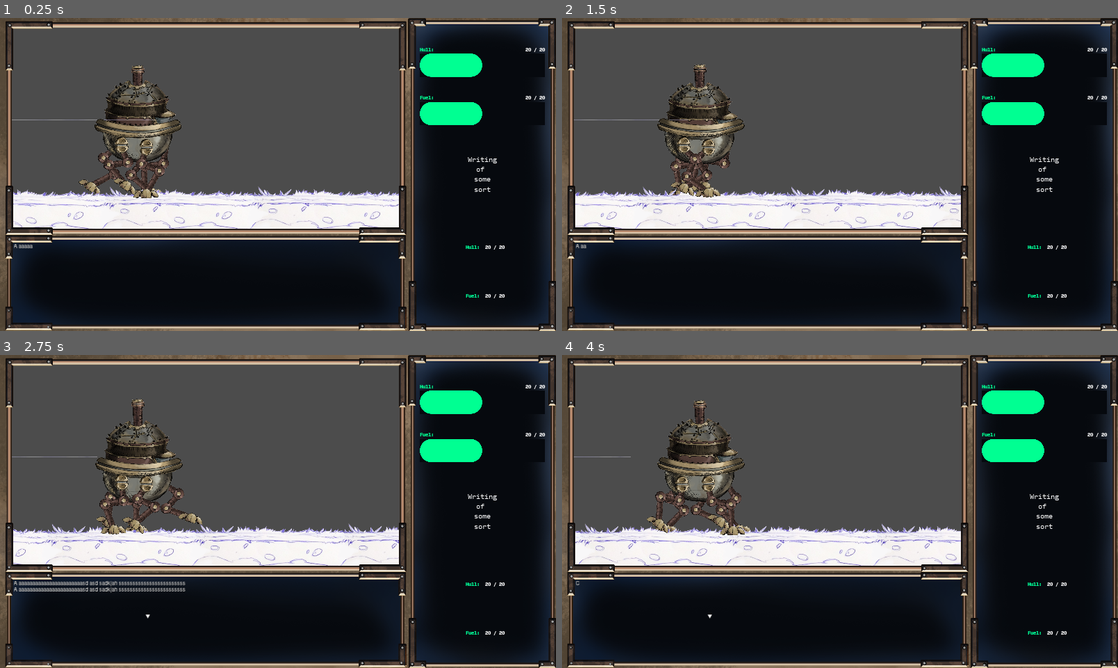
Above: before the commit, frames 1-4 (two rows, left to right).
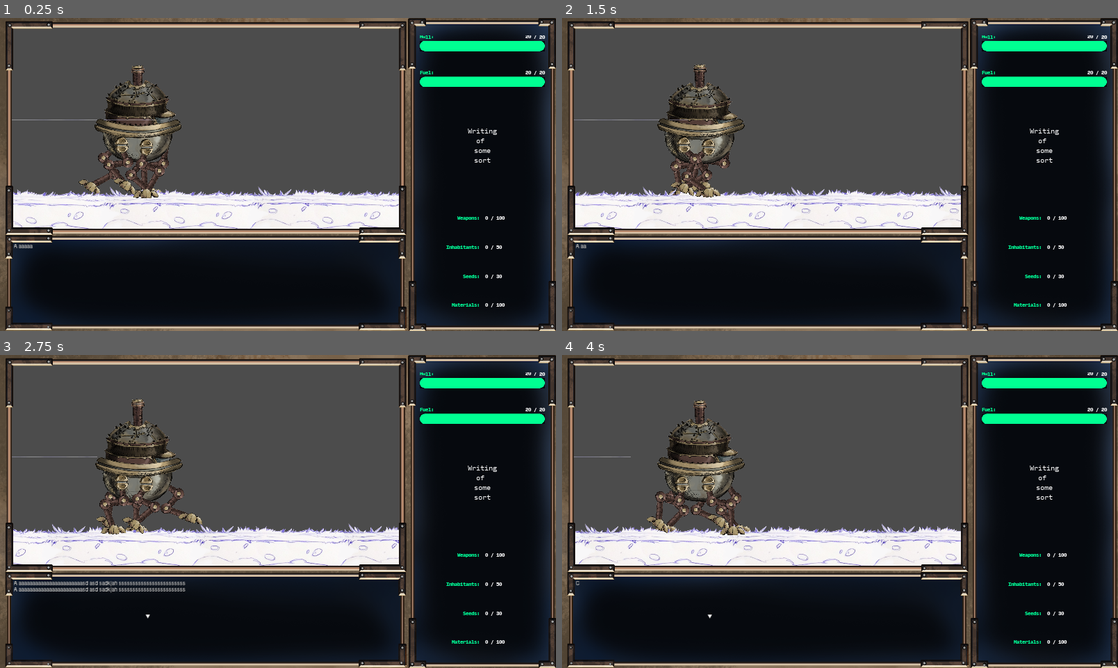
Above: after the commit, the same moments.

Repository: silverweed/ggj20
Game: Godot game, scene res://levels/Level.tscn
Two runs of this game, one before a commit and one after it. Both use one fixed random seed, a clock stepped at 60 frames per second and the inputs below.
Inputs:
- Up to frame 1 (0.25 s): no input
- Up to frame 2 (1.5 s): hold Up (ui_up) 0.53-1.28 s; hold Z (advance_text) 0.53-1.28 s; hold Down (ui_down) from 1.28 s (still down); tap Z (advance_text) at 1.35 s
- Up to frame 3 (2.75 s): release Down (ui_down) at 2.03 s; hold Up (ui_up) from 2.03 s (still down); hold Z (advance_text) from 2.03 s (still down)
- Up to frame 4 (4 s): release Z (advance_text) at 2.78 s; tap Z (advance_text) at 2.85 s; release Up (ui_up) at 3.53 s; hold Down (ui_down) from 3.53 s (still down); hold Z (advance_text) from 3.53 s (still down)

The runs differ from the first frame. In frame 1, 3.7% of the frame differs, in the area x 75-99%, y 5-93%; in frame 2, 3.7%; in frame 3, 3.7%; in frame 4, 3.7%.

Commit message:
some ui fixes

Diff:
--- a/Globals.gd
+++ b/Globals.gd
@@ -4,14 +4,15 @@
 signal event_started(event)
 signal event_choice_selected(event, n_choice)
 
-const HULL_MAX = 20
-const FUEL_MAX = 20
-
 var stats_cur = {}
 
 var stats_max = {
-	"hull": HULL_MAX,
-	"fuel": FUEL_MAX
+	"hull": 20,
+	"fuel": 20,
+	"weapons": 100,
+	"inhabitants": 50,
+	"seeds": 30,
+	"materials": 100
 }
 
 var events: EventsDB
@@ -25,7 +26,10 @@
 func restart():
 	stats_cur.clear()
 	for key in stats_max:
-		stats_cur[key] = stats_max[key]
+		if key == "fuel" or key == "hull":
+			stats_cur[key] = stats_max[key]
+		else:
+			stats_cur[key] = 0
 
 
 func add_stat(name: String, value: int):
--- a/ui/PrimaryStatEntry.gd
+++ b/ui/PrimaryStatEntry.gd
@@ -22,3 +22,5 @@
 func update_stat_value():
 	stat_value.text = str(globals.get_stat(stat_name)) + \
 			" / " + str(globals.get_stat_max(stat_name))
+	$VBoxContainer/ProgressBar.value = globals.get_stat(stat_name)
+	$VBoxContainer/ProgressBar.max_value = globals.get_stat_max(stat_name)
--- a/ui/PrimaryStatsBar.tscn
+++ b/ui/PrimaryStatsBar.tscn
@@ -12,6 +12,7 @@
 [node name="VBoxContainer" type="VBoxContainer" parent="."]
 anchor_right = 1.0
 anchor_bottom = 1.0
+custom_constants/separation = 50
 __meta__ = {
 "_edit_use_anchors_": false
 }
@@ -19,15 +20,15 @@
 [node name="PrimaryStatEntry" parent="VBoxContainer" instance=ExtResource( 1 )]
 anchor_right = 0.0
 anchor_bottom = 0.0
-margin_right = 1024.0
-margin_bottom = 298.0
+margin_right = 1920.0
+margin_bottom = 515.0
 size_flags_vertical = 3
 
 [node name="PrimaryStatEntry2" parent="VBoxContainer" instance=ExtResource( 1 )]
 anchor_right = 0.0
 anchor_bottom = 0.0
-margin_top = 302.0
-margin_right = 1024.0
-margin_bottom = 600.0
+margin_top = 565.0
+margin_right = 1920.0
+margin_bottom = 1080.0
 size_flags_vertical = 3
 stat_name = "fuel"
--- a/ui/SidePanel.tscn
+++ b/ui/SidePanel.tscn
@@ -36,13 +36,14 @@
 anchor_right = 0.0
 anchor_bottom = 0.0
 margin_right = 431.0
-margin_bottom = 330.0
+margin_bottom = 198.0
 size_flags_vertical = 3
+size_flags_stretch_ratio = 0.5
 
 [node name="Label" type="Label" parent="VBoxContainer"]
-margin_top = 334.0
+margin_top = 202.0
 margin_right = 431.0
-margin_bottom = 664.0
+margin_bottom = 598.0
 size_flags_vertical = 3
 custom_fonts/font = ExtResource( 3 )
 text = "Writing
@@ -55,7 +56,7 @@
 [node name="StatsPanel" parent="VBoxContainer" instance=ExtResource( 2 )]
 anchor_right = 0.0
 anchor_bottom = 0.0
-margin_top = 668.0
+margin_top = 602.0
 margin_right = 431.0
 margin_bottom = 1000.0
 size_flags_vertical = 3
--- a/ui/StatsPanel.tscn
+++ b/ui/StatsPanel.tscn
@@ -16,22 +16,42 @@
 "_edit_use_anchors_": false
 }
 
-[node name="Hull" parent="VBoxContainer" instance=ExtResource( 2 )]
+[node name="Weapons" parent="VBoxContainer" instance=ExtResource( 2 )]
 anchor_right = 0.0
 anchor_bottom = 0.0
 margin_left = 0.0
 margin_top = 0.0
 margin_right = 1920.0
+margin_bottom = 267.0
+size_flags_vertical = 3
+stat_name = "Weapons"
+
+[node name="Inhabitants" parent="VBoxContainer" instance=ExtResource( 2 )]
+anchor_right = 0.0
+anchor_bottom = 0.0
+margin_left = 0.0
+margin_top = 271.0
+margin_right = 1920.0
 margin_bottom = 538.0
 size_flags_vertical = 3
-stat_name = "Hull"
+stat_name = "Inhabitants"
 
-[node name="Fuel" parent="VBoxContainer" instance=ExtResource( 2 )]
+[node name="Seeds" parent="VBoxContainer" instance=ExtResource( 2 )]
 anchor_right = 0.0
 anchor_bottom = 0.0
 margin_left = 0.0
 margin_top = 542.0
 margin_right = 1920.0
+margin_bottom = 809.0
+size_flags_vertical = 3
+stat_name = "Seeds"
+
+[node name="Materials" parent="VBoxContainer" instance=ExtResource( 2 )]
+anchor_right = 0.0
+anchor_bottom = 0.0
+margin_left = 0.0
+margin_top = 813.0
+margin_right = 1920.0
 margin_bottom = 1080.0
 size_flags_vertical = 3
-stat_name = "Fuel"
+stat_name = "Materials"
